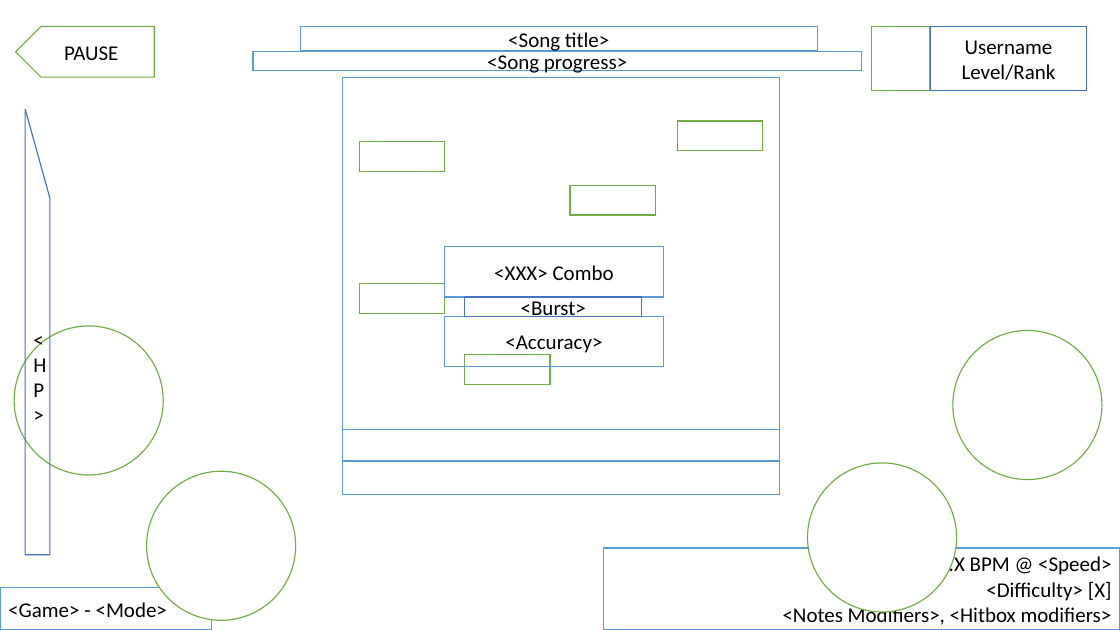
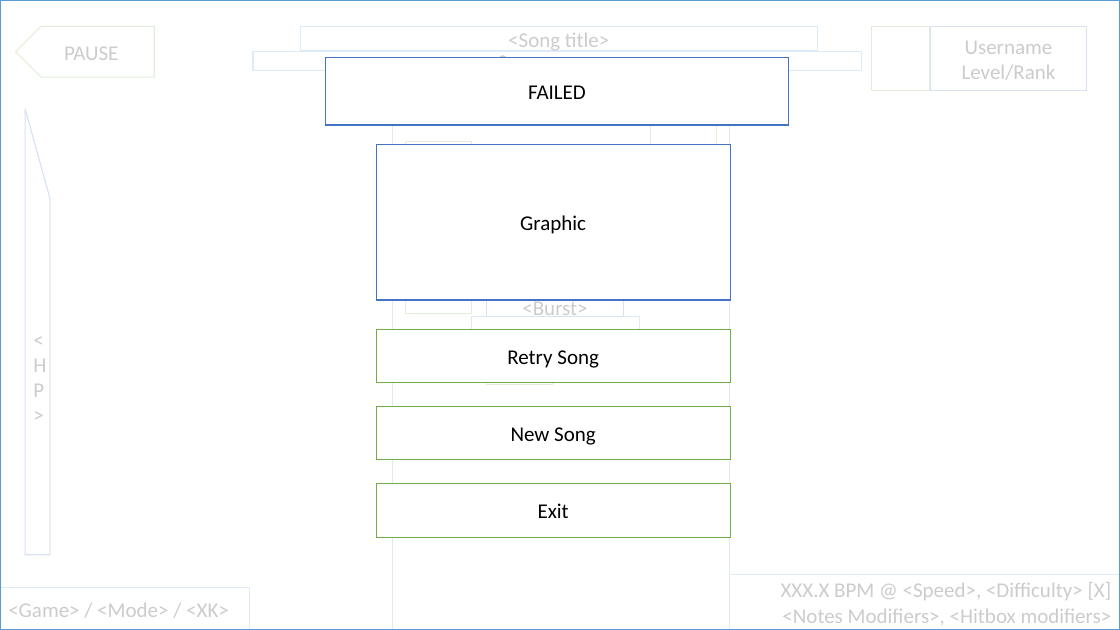
Before and after one commit to Ikeiwa/beats2, a slide deck: slide 23 of beats2/Docs/Beats2 - Design Spec.pptx (slide 15 before the commit). Drawn at 1120x630 pixels with LibreOffice and Linux fonts; fonts in the diff are those of the drawing. Boxes give left, top, right and bottom in pixels: in the first picture for what was removed or moved away, otherwise in the second. Text is boxed around its words. In the diff, an @@ line names an element or a change of style, - is before the commit and + after.

```diff
--- a/beats2/Docs/Beats2 - Design Spec.pptx
+++ b/beats2/Docs/Beats2 - Design Spec.pptx
@@ rectangle added at <box>0,0,1120,629</box>, fill #FFFFFF at 80% opacity, outline #5B9BD5 1 pt @@
@@ rectangle added at <box>326,58,789,125</box>, fill #FFFFFF, outline #4472C4 1 pt, 18 pt, text #000000 @@
+FAILED
@@ rectangle: place and size @@
-rectangle at <box>343,77,780,494</box>
+rectangle at <box>392,71,730,630</box>
@@ rectangle added at <box>376,145,731,300</box>, fill #FFFFFF, outline #4472C4 1 pt, 18 pt, text #000000 @@
+Graphic
@@ rectangle: place and size @@
-rectangle at <box>360,141,444,171</box>
+rectangle at <box>406,141,471,171</box>
@@ rectangle: place and size @@
-rectangle at <box>677,121,762,151</box>
+rectangle at <box>651,121,717,151</box>
@@ rectangle removed at <box>571,185,655,215</box> @@
@@ rectangle removed at <box>445,246,664,297</box> @@
-<XXX> Combo
@@ rectangle: place and size @@
-rectangle at <box>360,283,444,313</box>
+rectangle at <box>406,283,471,313</box>
@@ rectangle "<Burst>": place and size @@
-rectangle "<Burst>" at <box>465,297,642,317</box>
+rectangle "<Burst>" at <box>486,297,623,317</box>
@@ ellipse removed at <box>14,326,164,476</box> @@
@@ rectangle added at <box>376,329,731,383</box>, fill #FFFFFF, outline #70AD47 1 pt, 18 pt, text #000000 @@
+Retry Song
@@ rectangle "<Accuracy>": place and size @@
-rectangle "<Accuracy>" at <box>445,316,664,366</box>
+rectangle "<Accuracy>" at <box>471,316,640,366</box>
@@ rectangle: place and size @@
-rectangle at <box>465,355,549,385</box>
+rectangle at <box>486,355,552,385</box>
@@ ellipse removed at <box>953,330,1102,480</box> @@
@@ rectangle added at <box>376,407,731,460</box>, fill #FFFFFF, outline #70AD47 1 pt, 18 pt, text #000000 @@
+New Song
@@ ellipse removed at <box>146,471,296,621</box> @@
@@ ellipse removed at <box>807,463,957,613</box> @@
@@ rectangle added at <box>376,484,731,538</box>, fill #FFFFFF, outline #70AD47 1 pt, 18 pt, text #000000 @@
+Exit
@@ rectangle: place and size @@
-rectangle at <box>343,430,780,461</box>
+rectangle at <box>392,489,730,532</box>
@@ rectangle "<Game> / <Mode> / <XK>": place and size @@
-rectangle "<Game> / <Mode> / <XK>" at <box>0,588,212,630</box>
+rectangle "<Game> / <Mode> / <XK>" at <box>0,588,250,630</box>
@@ rectangle "XXX.X BPM @ <Speed>, <Difficulty> ...": place and size @@
-rectangle "XXX.X BPM @ <Speed>, <Difficulty> ..." at <box>603,548,1120,629</box>
+rectangle "XXX.X BPM @ <Speed>, <Difficulty> ..." at <box>706,575,1120,629</box>
@@ text in rectangle at <box>781,582,1112,624</box>: text changed @@
-XXX.X BPM @ <Speed>
-<Difficulty> [X]
-<Notes Modifiers>, <Hitbox modifiers>
+XXX.X BPM @ <Speed>, <Difficulty> [X]
+<Notes Modifiers>, <Hitbox modifiers>
@@ text in rectangle at <box>8,603,229,617</box>: text changed @@
-<Game> - <Mode>
+<Game> / <Mode> / <XK>
```
Also in this commit, not shown: 17 other slides changed, 6 slides removed, 7 other files.
